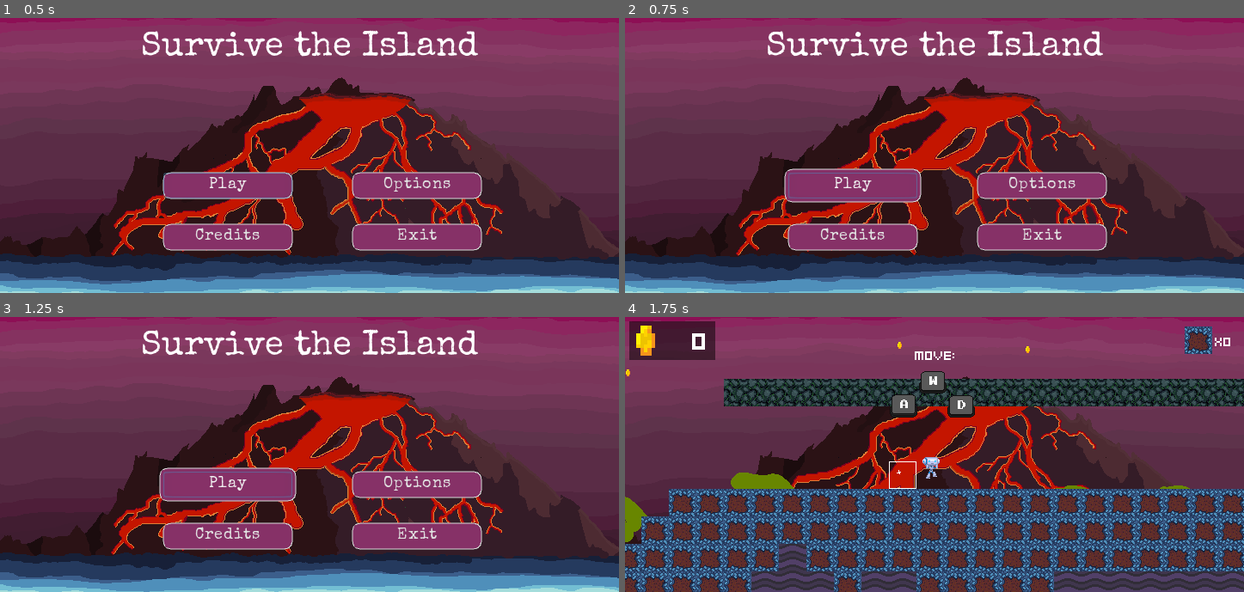
Above: before the commit, frames 1-4 (two rows, left to right).
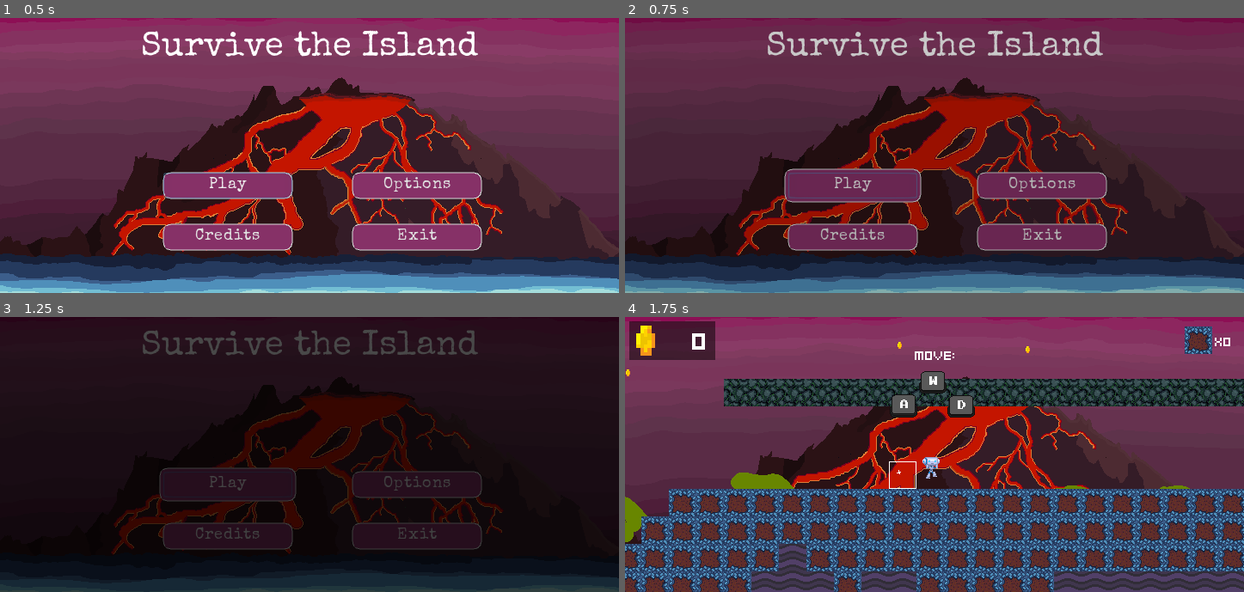
Above: after the commit, the same moments.

Repository: HaywardMorihara/SurviveTheIsland
Game: Godot game, scene res://src/UserInterface/MainMenu.tscn
Two runs of this game, one before a commit and one after it. Both use one fixed random seed, a clock stepped at 60 frames per second and the inputs below. Sound files missing from this copy of the repository are replaced by a short silence.
Inputs:
- Up to frame 1 (0.5 s): no input
- Up to frame 2 (0.75 s): click "Play" at 0.5 s
- Up to frame 3 (1.25 s): no input
- Up to frame 4 (1.75 s): click "Play" at 1.25 s

Frame 1 is identical in both runs. In frame 2, 48% of the frame differs, in the area x 0-100%, y 0-100%; in frame 3, 100%; in frame 4, nothing differs.

Commit message:
Give the Player a Warning About an Incoming Storm
Includes:
* Warning text
* Canvas modulation
* Alert sound

Separated the timers into a the WeatherTimer, which triggers the 5-second alert, which then triggers that actual storm (as well as restarts the WeatherTimer)

Diff:
--- a/src/Main/Game.gd
+++ b/src/Main/Game.gd
@@ -24,6 +24,7 @@
 	if what == NOTIFICATION_PARENTED:
 		# Have to wait until the child is instanced before setting this
 		eruption.set_level_bounds($Level.LIMIT_LEFT, $Level.LIMIT_TOP, $Level.LIMIT_RIGHT, $Level.LIMIT_BOTTOM)
+
 
 func _unhandled_input(event):
 	if event.is_action_pressed("toggle_fullscreen"):
@@ -54,6 +55,13 @@
 			get_tree().change_scene("res://src/Main/Splitscreen.tscn")
 
 func _on_WeatherTimer_timeout():
+	$InterfaceLayer/WeatherAlert.alert()
+	$CanvasModulate.visible = true
+
+
+func _on_WeatherAlert_alert_finished():
+	$CanvasModulate.visible = false
+
 	# https://gdscript.com/solutions/random-numbers/
 	var random_weather := randi() % 1
 
@@ -63,3 +71,5 @@
 			for lp in lava_pieces:
 				self.add_child(lp)
 				lp.connect("place_coin", $Level/Coins, "_on_LavaPiece_place_coin")
+
+	$WeatherTimer.start()
--- a/src/Main/Game.tscn
+++ b/src/Main/Game.tscn
@@ -1,10 +1,48 @@
-[gd_scene load_steps=6 format=2]
+[gd_scene load_steps=12 format=2]
 
 [ext_resource path="res://src/UserInterface/PauseMenu.tscn" type="PackedScene" id=1]
 [ext_resource path="res://src/Main/Game.gd" type="Script" id=2]
 [ext_resource path="res://src/Level/Level.tscn" type="PackedScene" id=3]
 [ext_resource path="res://src/Actors/Player.tscn" type="PackedScene" id=4]
 [ext_resource path="res://src/UserInterface/Transition.tscn" type="PackedScene" id=5]
+[ext_resource path="res://assets/theme/fonts/kenney_mini_square.ttf" type="DynamicFontData" id=6]
+[ext_resource path="res://src/Main/WeatherAlert.gd" type="Script" id=7]
+[ext_resource path="res://assets/audio/sfx/alarm.wav" type="AudioStream" id=8]
+
+[sub_resource type="DynamicFont" id=1]
+size = 32
+font_data = ExtResource( 6 )
+
+[sub_resource type="Animation" id=2]
+resource_name = "Alert"
+loop = true
+tracks/0/type = "value"
+tracks/0/path = NodePath(".:color")
+tracks/0/interp = 1
+tracks/0/loop_wrap = true
+tracks/0/imported = false
+tracks/0/enabled = true
+tracks/0/keys = {
+"times": PoolRealArray( 0, 0.5, 1 ),
+"transitions": PoolRealArray( 1, 1, 1 ),
+"update": 0,
+"values": [ Color( 1, 1, 1, 1 ), Color( 1, 0, 0, 1 ), Color( 1, 1, 1, 1 ) ]
+}
+
+[sub_resource type="Animation" id=7]
+length = 0.001
+tracks/0/type = "value"
+tracks/0/path = NodePath(".:color")
+tracks/0/interp = 1
+tracks/0/loop_wrap = true
+tracks/0/imported = false
+tracks/0/enabled = true
+tracks/0/keys = {
+"times": PoolRealArray( 0 ),
+"transitions": PoolRealArray( 1 ),
+"update": 0,
+"values": [ Color( 0, 0, 0, 0 ) ]
+}
 
 [node name="Game" type="Node"]
 pause_mode = 2
@@ -20,11 +58,46 @@
 
 [node name="PauseMenu" parent="InterfaceLayer" instance=ExtResource( 1 )]
 
+[node name="WeatherAlert" type="Control" parent="InterfaceLayer"]
+visible = false
+margin_right = 40.0
+margin_bottom = 40.0
+script = ExtResource( 7 )
+
+[node name="Timer" type="Timer" parent="InterfaceLayer/WeatherAlert"]
+wait_time = 5.0
+one_shot = true
+
+[node name="RichTextLabel" type="RichTextLabel" parent="InterfaceLayer/WeatherAlert"]
+margin_left = 149.0
+margin_top = 121.0
+margin_right = 594.0
+margin_bottom = 210.0
+custom_colors/default_color = Color( 1, 0, 0, 1 )
+custom_fonts/normal_font = SubResource( 1 )
+text = "WARNING: INCOMING STORM"
+
+[node name="AudioStreamPlayer" type="AudioStreamPlayer" parent="InterfaceLayer/WeatherAlert"]
+stream = ExtResource( 8 )
+
 [node name="WeatherTimer" type="Timer" parent="."]
-wait_time = 20.0
+wait_time = 15.0
+one_shot = true
 autostart = true
 
 [node name="Transition" parent="." instance=ExtResource( 5 )]
 
+[node name="CanvasModulate" type="CanvasModulate" parent="."]
+visible = false
+color = Color( 0, 0, 0, 0 )
+
+[node name="AnimationPlayer" type="AnimationPlayer" parent="CanvasModulate"]
+autoplay = "Alert"
+anims/Alert = SubResource( 2 )
+anims/RESET = SubResource( 7 )
+
 [connection signal="block_placed" from="Level/Player" to="Level" method="_on_Player_block_placed"]
+[connection signal="alert_finished" from="InterfaceLayer/WeatherAlert" to="." method="_on_WeatherAlert_alert_finished"]
+[connection signal="timeout" from="InterfaceLayer/WeatherAlert/Timer" to="InterfaceLayer/WeatherAlert" method="_on_Timer_timeout"]
+[connection signal="finished" from="InterfaceLayer/WeatherAlert/AudioStreamPlayer" to="InterfaceLayer/WeatherAlert" method="_on_AudioStreamPlayer_finished"]
 [connection signal="timeout" from="WeatherTimer" to="." method="_on_WeatherTimer_timeout"]
--- /dev/null
+++ b/src/Main/WeatherAlert.gd
@@ -0,0 +1,17 @@
+extends Control
+
+signal alert_finished
+
+func alert() -> void:
+	self.visible = true
+	$Timer.start()
+	$AudioStreamPlayer.play()
+
+func _on_Timer_timeout():
+	self.visible = false
+	emit_signal("alert_finished")
+
+
+func _on_AudioStreamPlayer_finished():
+	if self.visible:
+		$AudioStreamPlayer.play()
Not shown, added: assets/audio/sfx/alarm.wav.import
Not shown, added: assets/audio/sfx/README.md
Not shown, added: assets/audio/sfx/alarm.wav
